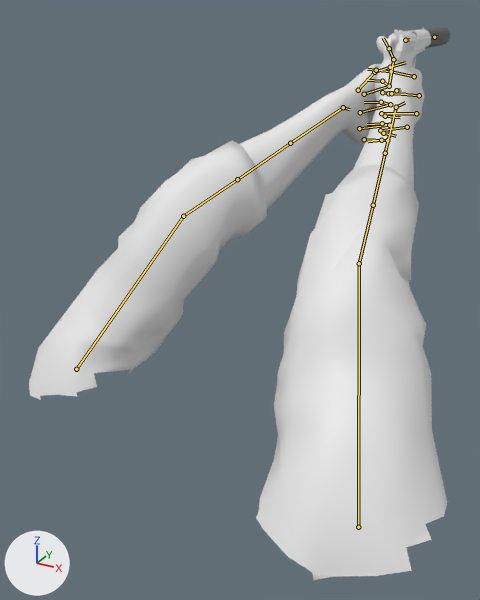
The glTF model client/public/models/viewmodel_pistol.glb, before and after one commit.
Rendered twice from a 50 mm lens placed at (0.283, -0.958, 0.11), pointed at (-0.132, -0.204, -0.267). The lights are fixed; the arrows at lower left show +X, +Y and +Z. The older version comes first. Both versions are drawn at frame 0 of the action 'pistol_idle'; the numbers are the values there. The bones that bend it are drawn over the model as lines.

Names of what the first picture shows: 'vm_pistol'.
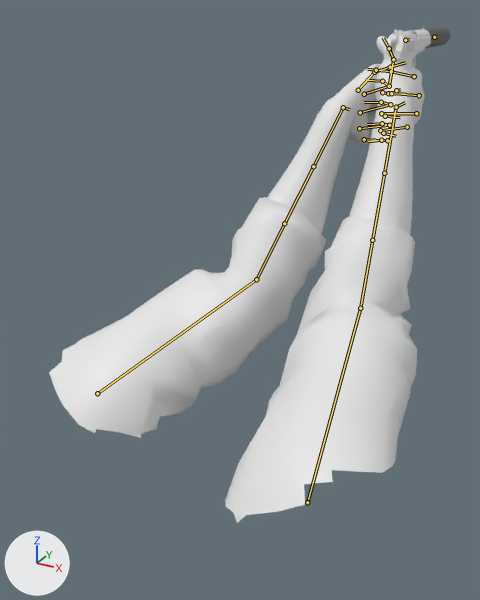
What differs and where, as boxes (x1, y1, x2, y2) in the pictures (480 x 600 px):
'vm_pistol', posed (10% shorter)
    before: (29, 27, 450, 580)
    after: (49, 27, 450, 523)
bone 'UpperArm.L', root to tip
    before: (76, 369) to (183, 216)
    after: (97, 393) to (256, 279)
bone 'LowerArm.L', root to tip
    before: (183, 216) to (237, 179)
    after: (256, 279) to (284, 223)
bone 'ForeTwist1.L', root to tip
    before: (237, 179) to (290, 143)
    after: (284, 223) to (313, 166)
bone 'ForeTwist2.L', root to tip
    before: (290, 143) to (343, 107)
    after: (313, 166) to (343, 107)
bone 'UpperArm.R', root to tip
    before: (358, 527) to (359, 263)
    after: (307, 502) to (360, 308)
bone 'LowerArm.R', root to tip
    before: (359, 263) to (373, 205)
    after: (360, 308) to (372, 240)
bone 'ForeTwist1.R', root to tip
    before: (373, 205) to (385, 153)
    after: (372, 240) to (384, 173)
bone 'ForeTwist2.R', root to tip
    before: (385, 153) to (396, 107)
    after: (384, 173) to (396, 107)

The edits, one by one:
Bone 'UpperArm.L' (bone_upperarm_l) moves from (1.478, 1.183, 0.32) to (1.421, 1.225, 0.356).
Bone 'UpperArm.L' (bone_upperarm_l) turns from (-26, 32, 101) to (-62, 33, 52) degrees about its own x, y and z.
Bone 'LowerArm.L' (bone_lowerarm_l) turns from (-49, 0, 20) to (-4, -6, 57) degrees about its own x, y and z.
Bone 'ForeTwist1.L' (bone_foretwist1_l) turns from (0, -36, 0) to (0, -33, 0) degrees about its own x, y and z.
Bone 'ForeTwist2.L' (bone_foretwist2_l) turns from (0, -68, 0) to (0, -61, 0) degrees about its own x, y and z.
Bone 'Wrist.L' (bone_wrist_l) turns from (-83, -32, 110) to (-91, -9, 91) degrees about its own x, y and z.
Bone 'UpperArm.R' (bone_upperarm_r) moves from (-1.304, 1.291, 0.445) to (-1.256, 1.328, 0.432).
Bone 'UpperArm.R' (bone_upperarm_r) turns from (-59, -47, -76) to (-97, -26, -23) degrees about its own x, y and z.
Bone 'LowerArm.R' (bone_lowerarm_r) turns from (-48, -2, -27) to (-9, 6, -64) degrees about its own x, y and z.
Bone 'ForeTwist1.R' (bone_foretwist1_r) turns from (0, 39, 0) to (0, 46, 0) degrees about its own x, y and z.
Bone 'ForeTwist2.R' (bone_foretwist2_r) turns from (0, 74, 0) to (0, 86, 0) degrees about its own x, y and z.
Bone 'Wrist.R' (bone_wrist_r) turns from (-92, 57, -88) to (-119, 35, -88) degrees about its own x, y and z.
